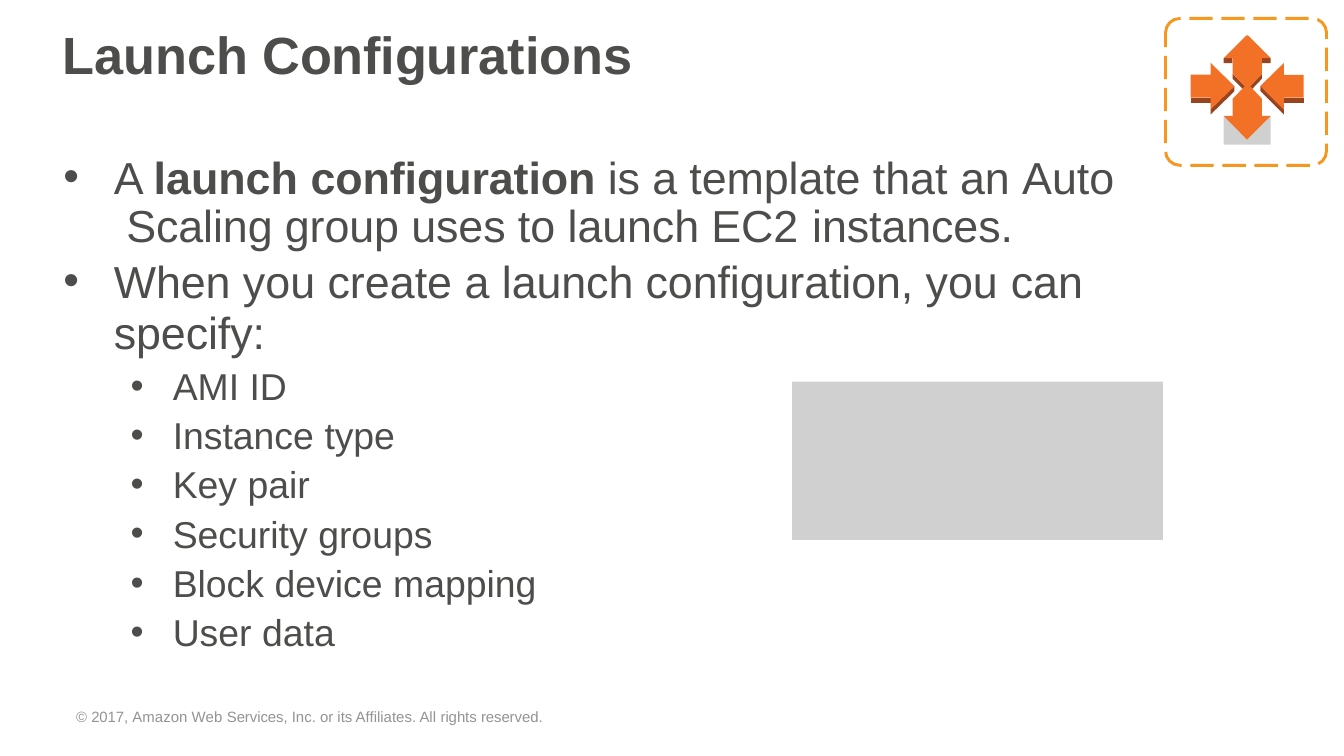
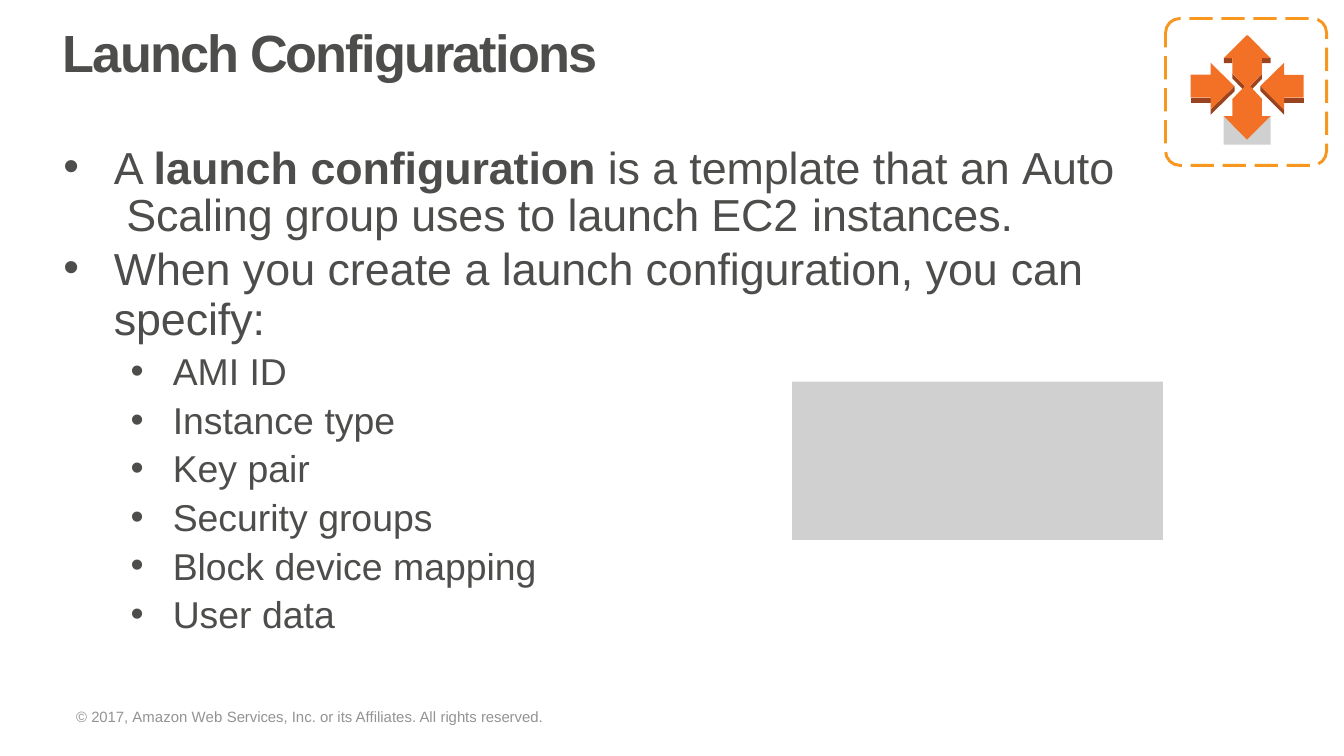
Before and after one commit to prkatta/dotraining, a slide deck: slide 108 of Session-18/AWS_Fundamentals.pptx (slide 112 before the commit). Drawn at 1344x756 pixels with LibreOffice and Linux fonts; fonts in the diff are those of the drawing; grey boxes stand for pictures; background and template pictures are left out. Boxes give left, top, right and bottom in pixels: in the first picture for what was removed or moved away, otherwise in the second. Text is boxed around its words. In the diff, an @@ line names an element or a change of style, - is before the commit and + after.

```diff
--- a/Session-18/AWS_Fundamentals.pptx
+++ b/Session-18/AWS_Fundamentals.pptx
@@ title "Launch Configurations" at (x1=63, y1=34, x2=597, y2=82): letter spacing -0.1 to -1 pt; indent changed @@
@@ freeform shape resized from (x1=1224, y1=35, x2=1271, y2=140) to (x1=1232, y1=58, x2=1262, y2=116) @@
@@ text "A launch configuration is a ..." at (x1=114, y1=151, x2=1114, y2=629): letter spacing -0.1 to 0 pt in "ID", "type"; line spacing 25.9pt to 25pt; line spacing 27.4pt to 27pt; indent changed @@
```
Also in this commit, not shown: 120 other slides changed, 9 slides removed.
